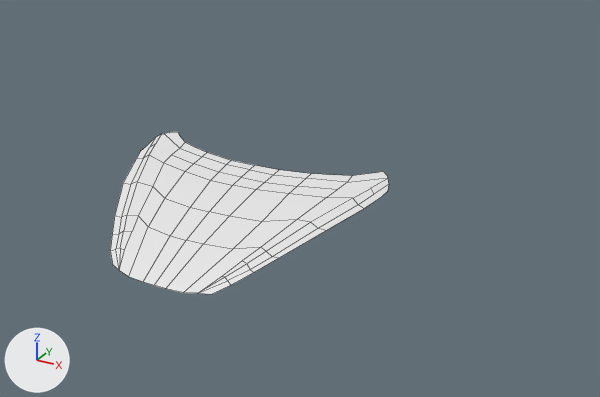
What one commit did to the Blender file McLaren/McLaren.blend.
Camera for both pictures: a camera (50 mm lens) standing at (1.31, -3.03, 1.43) and looking at (-0.17, -0.34, 0.09). Every picture has the same lights, and +X, +Y and +Z are marked at lower left. Mesh edges are drawn as thin lines.

Names of what the first picture shows: 'Bonnet'.
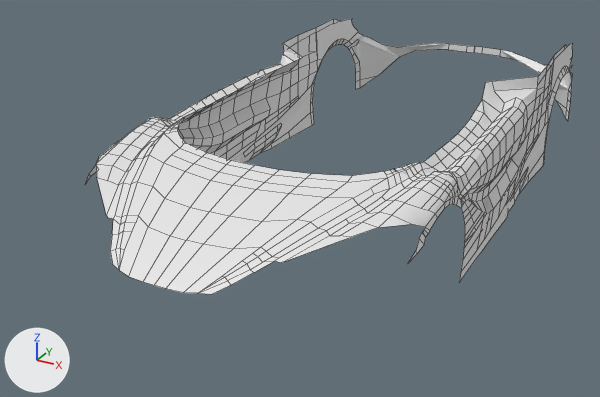
Pixel boxes (x1, y1, x2, y2) of what changed, in the pictures (600 x 397 px):
'Bonnet', reshaped: before (110, 132, 389, 294); after (86, 19, 573, 294)
part 1 of me_plane_001, built on: before (136, 132, 389, 208); after (86, 19, 573, 282)

Patch to the scene script:
```diff
--- a/McLaren/McLaren.blend.py
+++ b/McLaren/McLaren.blend.py
@@ me_plane_001 @@
 # used by ob_bonnet; location = (0.0, 0.0, 0.0)
-me_plane_001.from_pydata(...)  # 59 vertices, 38 faces, 1 loose edge; spans x 0.0..0.442, y -1.472..-0.817, z 0.299..0.48
+me_plane_001.from_pydata(...)  # 515 vertices, 318 faces, 89 loose edges; spans x 0.0..0.61, y -1.502..1.297, z 0.062..0.706
+# me_plane_001 part 1: 2 vertices moved from x 0.432..0.442, y -0.974..-0.908, z 0.45..0.459 to x 0.432..0.441, y -0.973..-0.908, z 0.448..0.459; 5 vertices removed from x 0.39..0.436, y -0.885..-0.817, z 0.472..0.48; 461 vertices added at x 0.0..0.61, y -1.502..1.297, z 0.062..0.706
+# me_plane_001 part 2: the surface is now shaded flat
```
